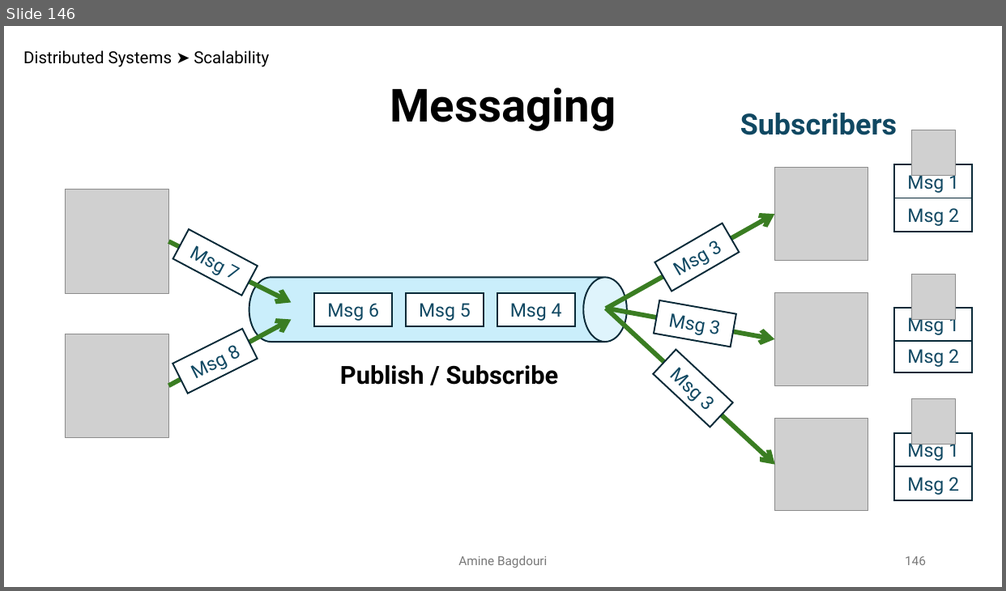
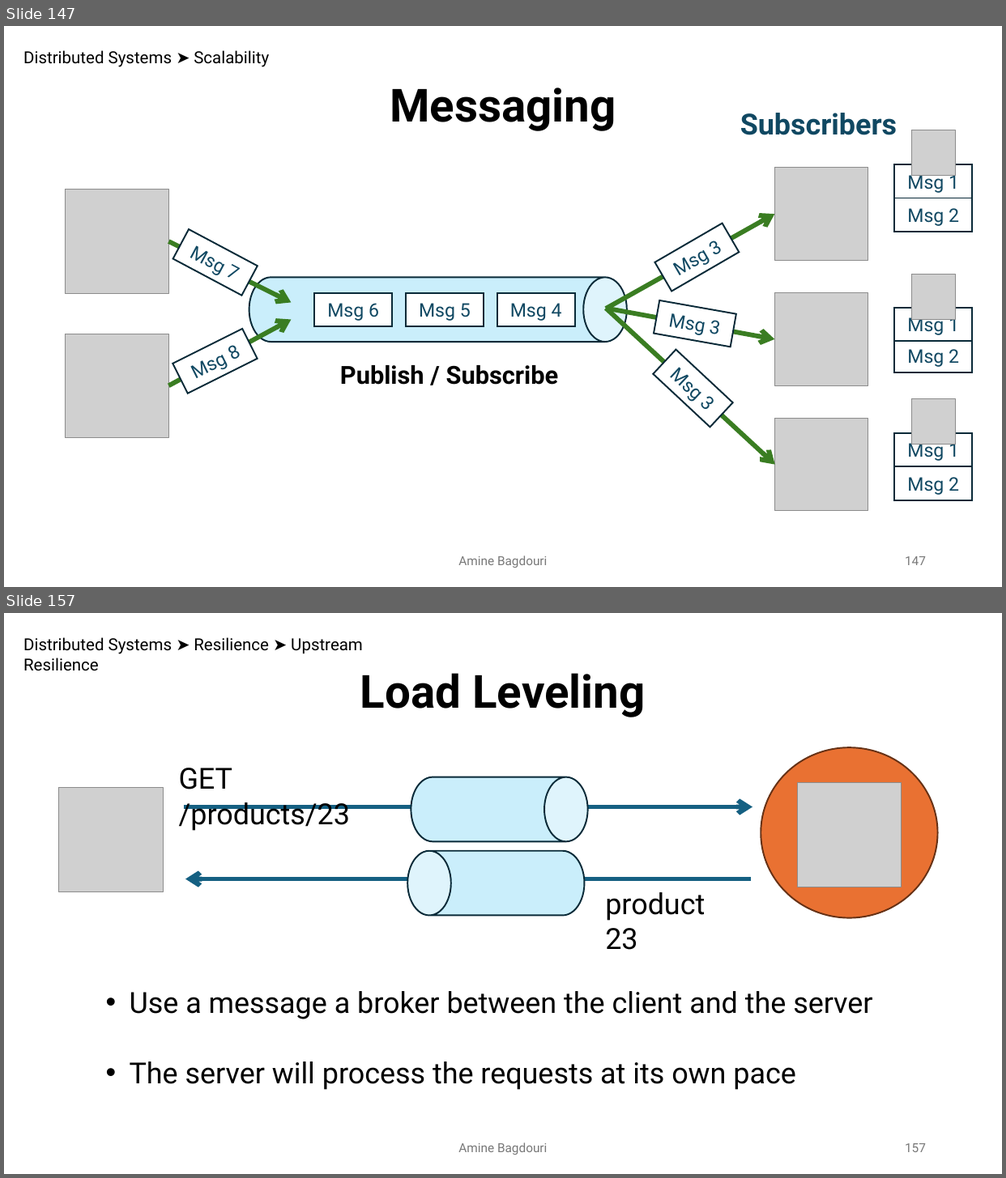
Before and after one commit to aminebag/distributed_systems, a slide deck: distributed_architectures.pptx. Shown one above the other, each under a label of ours: slide 146 before the commit, slides 147 and 157 after it; the slides between them are not shown. The pictures are 1006x591 and 1006x1178 pixels, drawn with LibreOffice and Linux fonts; fonts in the diff are those of the drawing; grey boxes stand for pictures. Boxes give left, top, right and bottom in pixels: in the first picture for what was removed or moved away, otherwise in the second. Text is boxed around its words. In the diff, an @@ line names an element or a change of style, - is before the commit and + after.

```diff
--- a/distributed_architectures.pptx
+++ b/distributed_architectures.pptx
@@ slide 157 added at [4, 613, 1002, 1174], background #FFFFFF @@
@@ text added at [23, 637, 363, 671], 16 pt, text #000000 @@
+Distributed Systems ➤ Resilience ➤ Upstream Resilience
@@ text added at [360, 673, 645, 717], 44 pt, text #000000, bold @@
+Load Leveling
@@ ellipse added at [761, 747, 938, 918], fill #E97132, outline #663216 1.5 pt @@
@@ text added at [179, 768, 350, 831], 28 pt, text #000000 @@
+GET /products/23
@@ cylinder added at [411, 777, 588, 841], fill #CAEEFB, outline #092A39 1.5 pt @@
@@ picture added at [58, 788, 163, 892] @@
@@ arrow added from (184, 807) to (752, 807), #156082 4.5 pt @@
@@ picture added at [798, 783, 901, 887] @@
@@ cylinder added at [407, 851, 584, 915], fill #CAEEFB, outline #092A39 1.5 pt @@
@@ arrow added from (751, 879) to (185, 879), #156082 4.5 pt @@
@@ text added at [605, 892, 705, 950], 28 pt, text #000000 @@
+product 23
@@ text added at [130, 991, 872, 1090], 28 pt, text #000000 @@
+• Use a message a broker between the client and the server
+• The server will process the requests at its own pace
@@ text added at [458, 1143, 547, 1155], 12 pt, text #797979 @@
+Amine Bagdouri
@@ page number added at [905, 1144, 926, 1152], 12 pt, text #797979 @@
+157
@@ what was slide 146 is now slide 147 @@
@@ page number at [905, 557, 926, 565]: text changed @@
-146
+147
```
Also in this commit, not shown: 1 slide changed, 11 other slides added, 1 other file.
